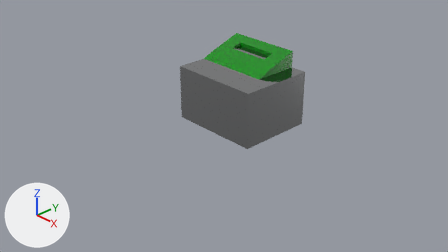
What one commit did to the Blender file Resources/table.blend.
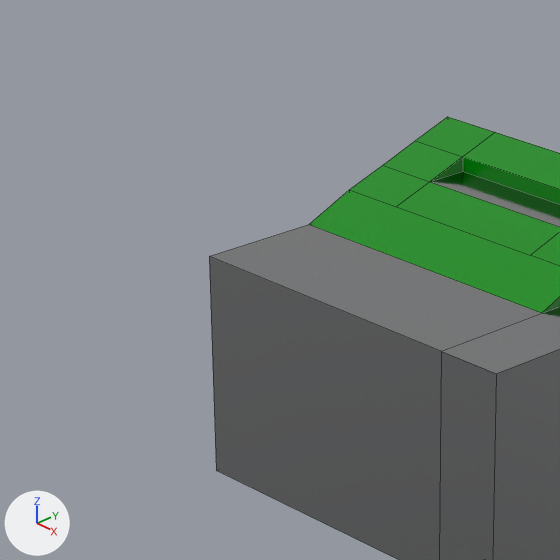
There are two pictures of each version: one from the file's camera 'Camera', one close up on the part from 29% to 59% of the width and 2% to 55% of the height. Arrows for +X, +Y and +Z are at lower left; the lights stay in place. The close-ups show mesh edges as thin lines.
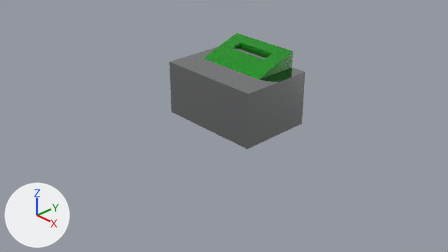
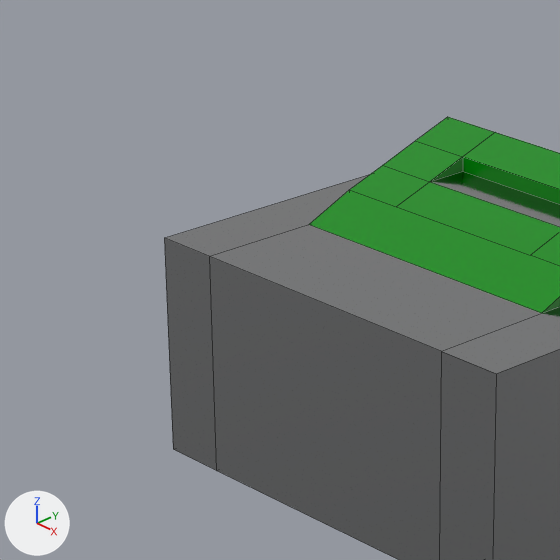
Patch to the scene script:
```diff
--- a/Resources/table.blend.py
+++ b/Resources/table.blend.py
@@ me_cube @@
 me_cube.from_pydata(...)  # 12 vertices, 10 faces; spans x -0.7..1.0, y -0.4..1.0, z 0.0..1.0
 # used by ob_cube; location = (0.0, 0.0, 0.0)
 # verts and faces of me_cube; kept vertices keep their numbers, new ones are numbered from 12
 # before: 2 (-0.7, -0.4, 1.0) at pixel (209, 256), 3 (-0.7, -0.4, 0.0) at pixel (216, 470), 5 (-0.7, 1.0, 0.0), 6 (-0.7, 1.0, 1.0)
+# me_cube part 1
+delete_faces([(2, 6, 5, 3)])
+for new, old in zip([*range(12, 16)], [2, 3, 5, 6]): verts[new] = verts[old] + (-0.3, 0.0, 0.0)
+faces += [(2, 12, 13, 3), (12, 15, 14, 13), (3, 13, 14, 5), (2, 6, 15, 12), (5, 14, 15, 6)]
 me_cube.materials.append(mat_metal)
```

What differs and where, as boxes (x1, y1, x2, y2) in the close-ups (560 x 560 px):
'Cube', reshaped: before (209, 225, 560, 560); after (164, 174, 560, 560)
part 1 of me_cube, built on: after (164, 174, 370, 470)
